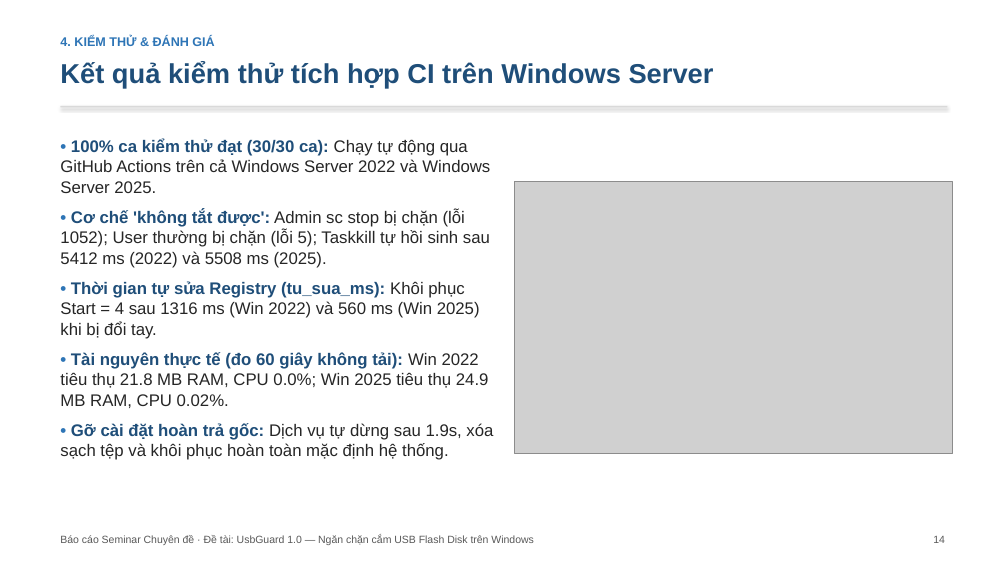
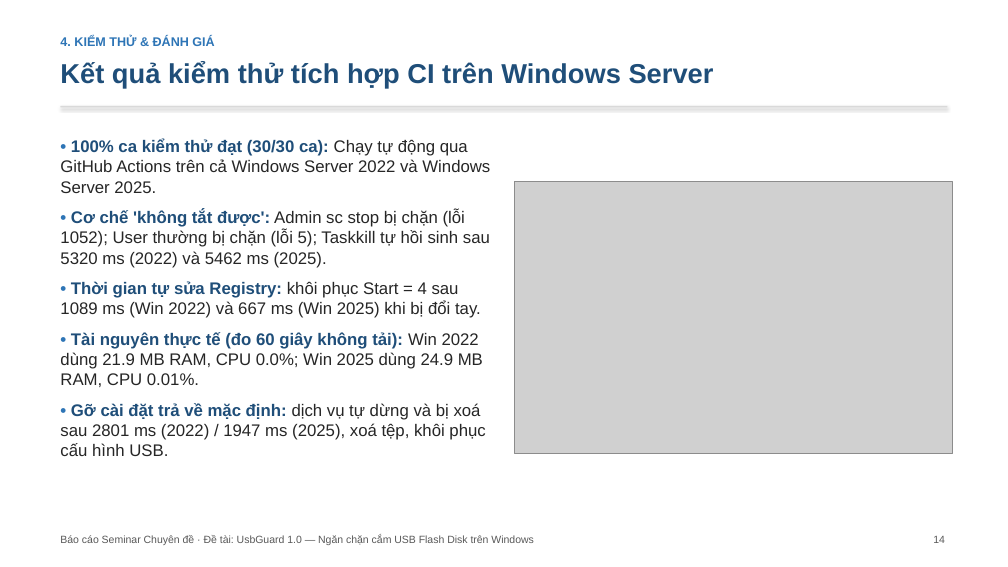
Before and after one commit to hungphamwp/usbguard, a slide deck: slide 14 of slide/SLIDE-UsbGuard.pptx. Drawn at 1008x567 pixels with LibreOffice and Linux fonts; fonts in the diff are those of the drawing; grey boxes stand for pictures. Boxes give left, top, right and bottom in pixels: in the first picture for what was removed or moved away, otherwise in the second. Text is boxed around its words. In the diff, an @@ line names an element or a change of style, - is before the commit and + after.

```diff
--- a/slide/SLIDE-UsbGuard.pptx
+++ b/slide/SLIDE-UsbGuard.pptx
@@ text at (x1=60, y1=210, x2=490, y2=456): text changed @@
-• Cơ chế 'không tắt được': Admin sc stop bị chặn (lỗi 1052); User thường bị chặn (lỗi 5); Taskkill tự hồi sinh sau 5412 ms (2022) và 5508 ms (2025).
-• Thời gian tự sửa Registry (tu_sua_ms): Khôi phục Start = 4 sau 1316 ms (Win 2022) và 560 ms (Win 2025) khi bị đổi tay.
-• Tài nguyên thực tế (đo 60 giây không tải): Win 2022 tiêu thụ 21.8 MB RAM, CPU 0.0%; Win 2025 tiêu thụ 24.9 MB RAM, CPU 0.02%.
-• Gỡ cài đặt hoàn trả gốc: Dịch vụ tự dừng sau 1.9s, xóa sạch tệp và khôi phục hoàn toàn mặc định hệ thống.
+• Cơ chế 'không tắt được': Admin sc stop bị chặn (lỗi 1052); User thường bị chặn (lỗi 5); Taskkill tự hồi sinh sau 5320 ms (2022) và 5462 ms (2025).
+• Thời gian tự sửa Registry: khôi phục Start = 4 sau 1089 ms (Win 2022) và 667 ms (Win 2025) khi bị đổi tay.
+• Tài nguyên thực tế (đo 60 giây không tải): Win 2022 dùng 21.9 MB RAM, CPU 0.0%; Win 2025 dùng 24.9 MB RAM, CPU 0.01%.
+• Gỡ cài đặt trả về mặc định: dịch vụ tự dừng và bị xoá sau 2801 ms (2022) / 1947 ms (2025), xoá tệp, khôi phục cấu hình USB.
```
Also in this commit, not shown: 1 other slide changed, 18 other files.
